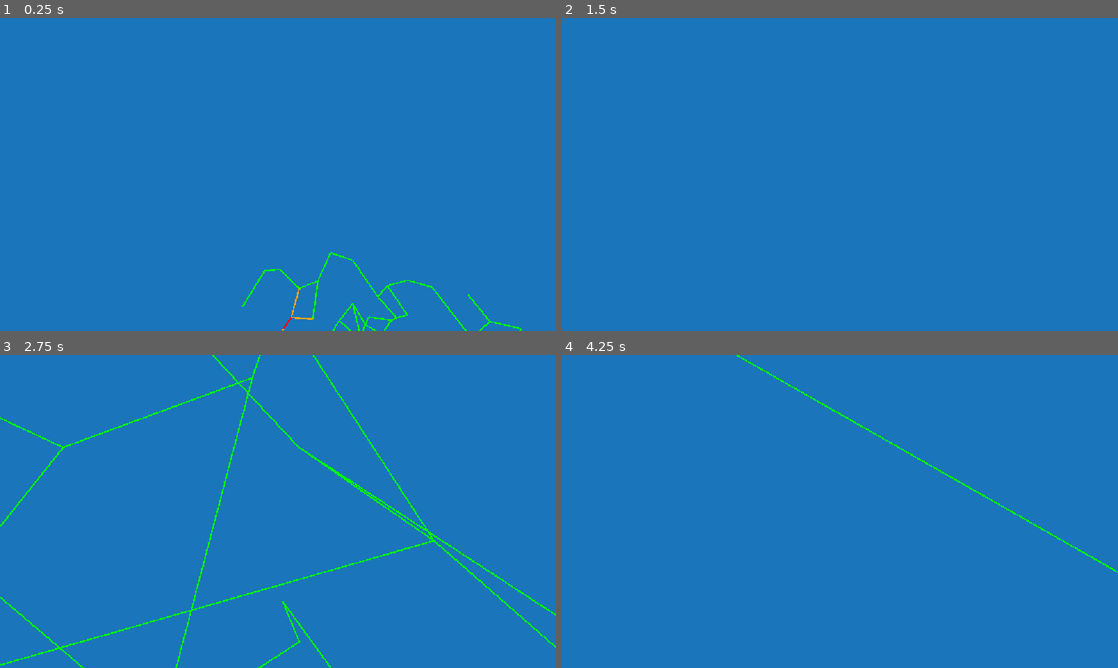
Above: before the commit, frames 1-4 (two rows, left to right).
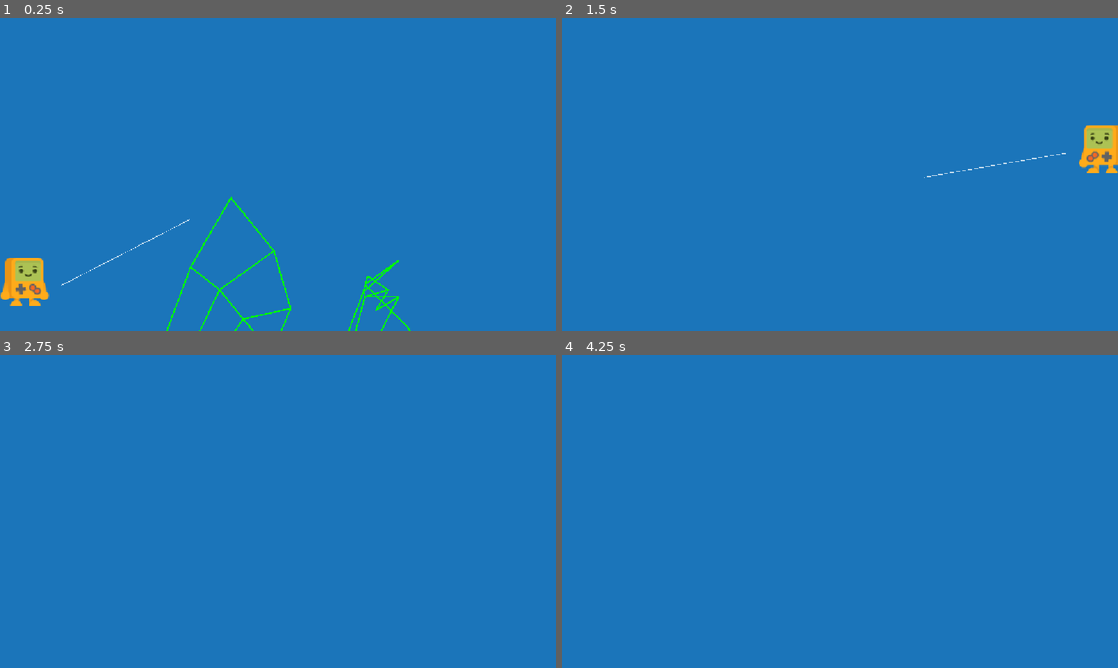
Above: after the commit, the same moments.

Repository: xuxiao305/Godot001
Game: Godot game, scene res://Scenes/Prototypes/Destruction/destruction_demo.tscn
The game is run twice, just before and just after one commit, with the same random seed, the same clock (stepped at 60 frames per second) and the same inputs. This scene is started directly instead of the project's main scene.
Inputs (mouse positions are in pixels of both pictures, inside the frame that each line leads up to):
- Up to frame 1 (0.25 s): no input
- Up to frame 2 (1.5 s): tap Enter at 0.5 s; move the mouse to (962, 158) at 0.52 s; hold D (Right) 0.53-1.25 s; tap B at 0.6 s; click (962, 158) at 0.67 s; tap Space (Jump) at 0.77 s; drag from (728, 190) to (812, 237) at 1.27 s
- Up to frame 3 (2.75 s): move the mouse to (333, 442) at 2.02 s; hold D (Right) from 2.03 s (still down); hold 1 (Scene1) from 2.03 s (still down); tap B at 2.3 s
- Up to frame 4 (4.25 s): release D (Right) at 2.75 s; release 1 (Scene1) at 2.75 s; drag from (812, 574) to (673, 464) at 2.77 s; move the mouse to (1006, 558) at 3.52 s; hold A (Left) from 3.53 s (still down); hold 3 (Scene3) from 3.53 s (still down); tap Space (Jump) at 3.77 s; tap B at 3.8 s

The runs differ from the first frame. In frame 1, 2.4% of the frame differs, in the area x 0-94%, y 57-100%; in frame 2, 1.0%; in frame 3, 2.0%; in frame 4, 0.4%.

Commit message:
feat(destruction): integrate weapon system + debug block spawn
Adds Player3C with Pistol/RocketLauncher to destruction_demo.tscn.
Fixes ground collision_mask to 5 (world|destructible) so blocks
collide with ground. Adds key B to spawn falling block for T6
impact testing. Weapon Effect system damages blocks via ADR-0007
take_damage duck-typing — zero weapon imports in destruction module.

Smoke run: pre-existing weapon-system parse errors only (headless
class_name limitation); zero destruction-module errors.

Refs: docs/2026-05-24-destruction-prototype-design.md §4.3 §5.1, ADR-0007

Co-Authored-By: Claude Opus 4.7 <noreply@anthropic.com>

Diff:
--- a/Scenes/Prototypes/Destruction/destruction_demo.tscn
+++ b/Scenes/Prototypes/Destruction/destruction_demo.tscn
@@ -1,21 +1,37 @@
 [gd_scene format=3 uid="uid://ddemomain001"]
 
 [ext_resource type="Script" path="res://Scripts/Prototypes/Destruction/destruction_demo.gd" id="1_demo"]
+[ext_resource type="PackedScene" uid="uid://dp3cplayer001" path="res://Scenes/Prototypes/3C/player.tscn" id="2_player"]
+[ext_resource type="PackedScene" uid="uid://dwpnwpnpist01" path="res://Scenes/Prototypes/Weapon/weapons/pistol.tscn" id="3_pistol"]
+[ext_resource type="PackedScene" uid="uid://dwpnwpnrkt01" path="res://Scenes/Prototypes/Weapon/weapons/rocket_launcher.tscn" id="4_rocket"]
+[ext_resource type="PackedScene" uid="uid://dwpnprojbal01" path="res://Scenes/Prototypes/Weapon/projectiles/ballistic_projectile.tscn" id="5_ballistic"]
 
 [sub_resource type="RectangleShape2D" id="GroundShape"]
-size = Vector2(1200, 20)
+size = Vector2(1600, 40)
 
 [node name="DestructionDemo" type="Node2D"]
 script = ExtResource("1_demo")
 
 [node name="Camera2D" type="Camera2D" parent="."]
-position = Vector2(0, -150)
+position = Vector2(100, -150)
 zoom = Vector2(1.5, 1.5)
 
 [node name="Ground" type="StaticBody2D" parent="."]
-position = Vector2(0, 25)
+position = Vector2(0, 50)
+collision_layer = 1
+collision_mask = 5
 
 [node name="CollisionShape2D" type="CollisionShape2D" parent="Ground"]
 shape = SubResource("GroundShape")
 
 [node name="StructureHolder" type="Node2D" parent="."]
+
+[node name="Player3C" parent="." groups=["player"] instance=ExtResource("2_player")]
+position = Vector2(-250, -50)
+
+[node name="Pistol" parent="Player3C" instance=ExtResource("3_pistol")]
+holder_path = NodePath("..")
+
+[node name="RocketLauncher" parent="Player3C" instance=ExtResource("4_rocket")]
+projectile = ExtResource("5_ballistic")
+holder_path = NodePath("..")
--- a/Scripts/Prototypes/Destruction/destruction_demo.gd
+++ b/Scripts/Prototypes/Destruction/destruction_demo.gd
@@ -5,6 +5,7 @@
 const DestructionPipeline := preload("res://Scripts/Prototypes/Destruction/destruction_pipeline.gd")
 const ImpactWatcher := preload("res://Scripts/Prototypes/Destruction/impact_watcher.gd")
 const GridStructureKlass := preload("res://Scripts/Prototypes/Destruction/grid_structure.gd")
+const BlockFactoryKlass := preload("res://Scripts/Prototypes/Destruction/block_factory.gd")
 
 @onready var structure_holder: Node2D = $StructureHolder
 
@@ -42,6 +43,14 @@
 		_load_scene("arch")
 	elif event.is_action_pressed("Scene3"):
 		_load_scene("house")
+	elif event is InputEventKey and event.pressed and event.keycode == KEY_B:
+		_spawn_falling_block()
+
+func _spawn_falling_block() -> void:
+	var spawn_pos := Vector2(0, -400)
+	var b := BlockFactoryKlass.create(pipeline, spawn_pos, 25.0, impact, 200.0)
+	b.name = "FallingBlock"
+	structure_holder.add_child(b)
 
 func _physics_process(_dt: float) -> void:
 	pipeline.dispatch_damage_events()
